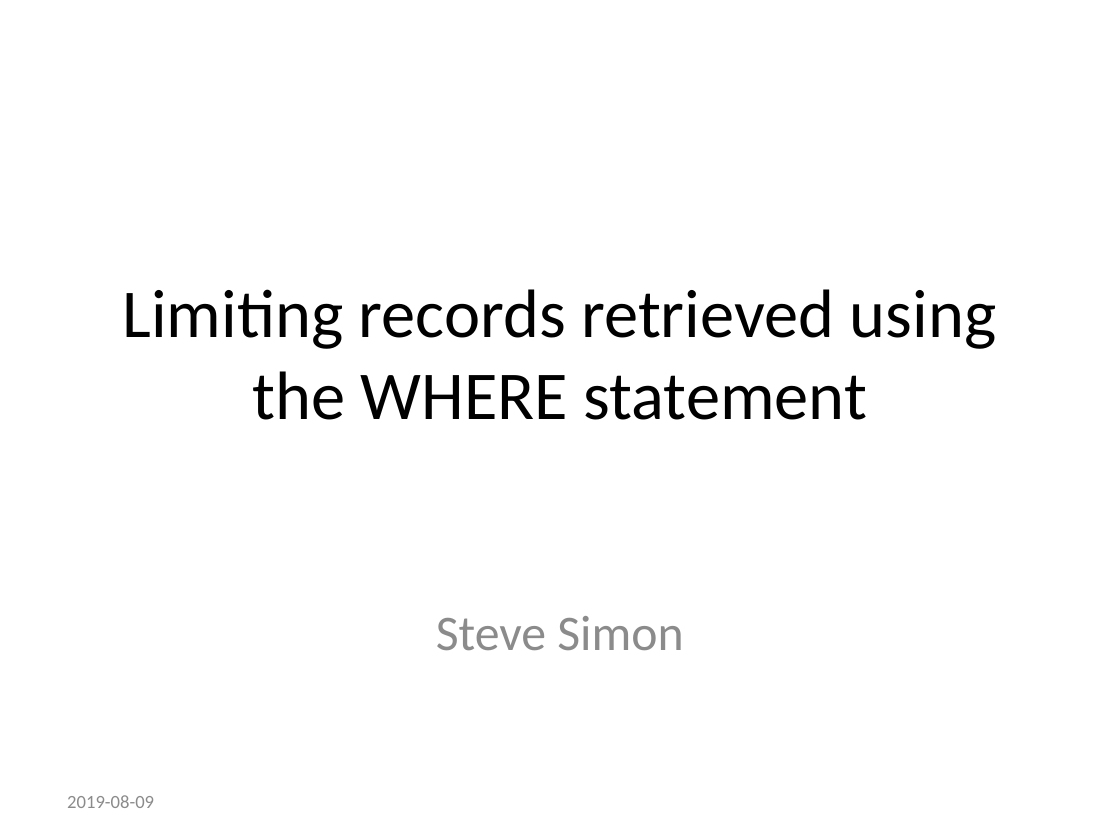
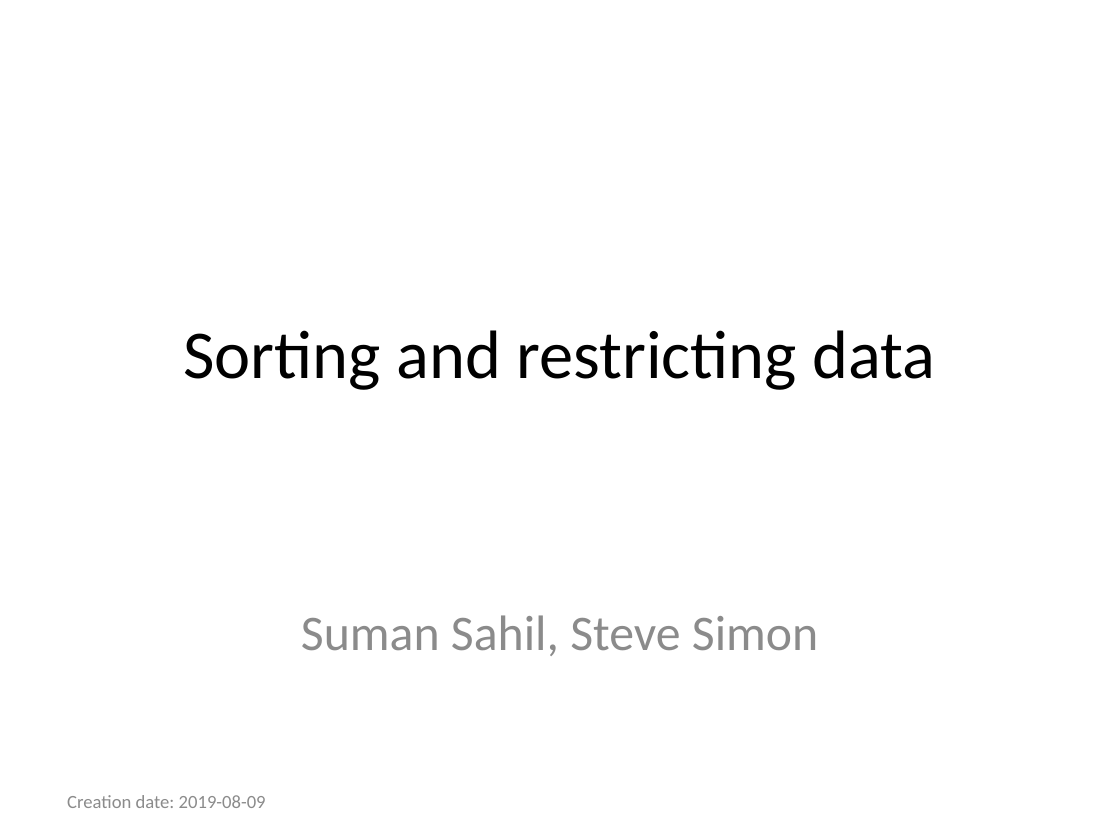
Before and after one commit to pmean/introduction-to-sql, a slide deck: slide 1 of src/where.pptx. Drawn at 1120x840 pixels with LibreOffice and Linux fonts; fonts in the diff are those of the drawing. Boxes give left, top, right and bottom in pixels: in the first picture for what was removed or moved away, otherwise in the second. Text is boxed around its words. In the diff, an @@ line names an element or a change of style, - is before the commit and + after.

```diff
--- a/src/where.pptx
+++ b/src/where.pptx
@@ title at <box>183,330,935,390</box>: text changed @@
-Limiting records retrieved using the WHERE statement
+Sorting and restricting data
@@ subtitle at <box>301,615,818,656</box>: text changed @@
-Steve Simon
+Suman Sahil, Steve Simon
@@ text at <box>67,795,266,808</box>: text changed @@
-2019-08-09
+Creation date: 2019-08-09
```
Also in this commit, not shown: 4 other slides changed, 9 slides added, 1 slide removed, 6 other files.
